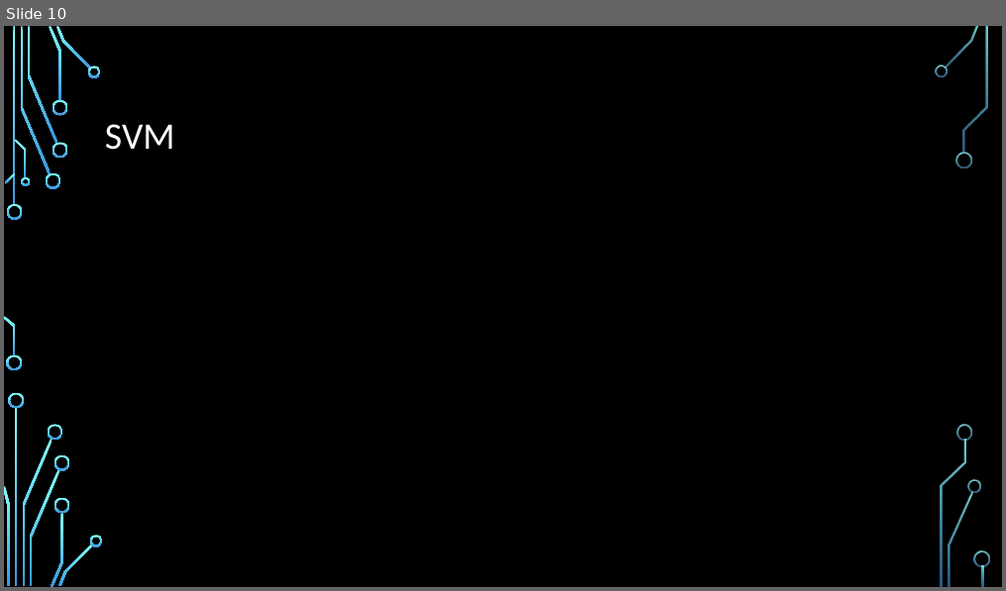
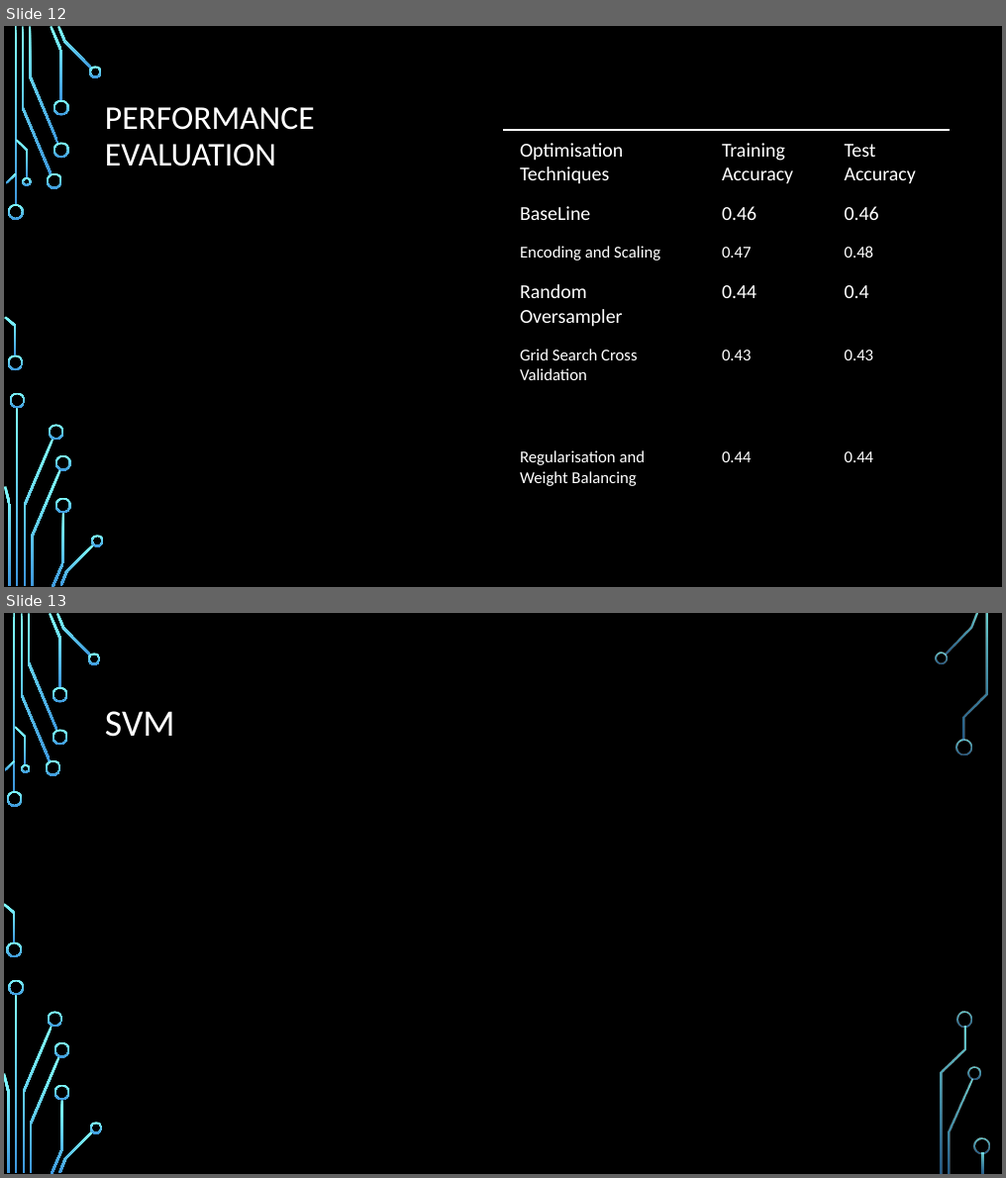
Before and after one commit to DanielHughes1580/Project_4_Group_5, a slide deck: Presentation.pptx. Shown one above the other, each under a label of ours: slide 10 before the commit, slides 12 and 13 after it. The pictures are 1006x591 and 1006x1178 pixels, drawn with LibreOffice and Linux fonts; fonts in the diff are those of the drawing; background and template pictures are left out. Boxes give left, top, right and bottom in pixels: in the first picture for what was removed or moved away, otherwise in the second. Text is boxed around its words. In the diff, an @@ line names an element or a change of style, - is before the commit and + after.

Commit message:
presentation

```diff
--- a/Presentation.pptx
+++ b/Presentation.pptx
@@ slide 12 added at <box>4,26,1002,587</box>, background picture (left out); not listed: 17 template elements that a slide beside it also shows @@
@@ rectangle added at <box>4,26,1002,587</box>, fill #000000 @@
@@ title added at <box>105,107,315,167</box>, 32 pt, text #FFFFFF @@
+PERFORMANCE EVALUATION
@@ table added at <box>503,130,949,494</box>, 7 rows, 3 columns @@
+Optimisation Techniques | Training Accuracy | Test Accuracy
+BaseLine | 0.46 | 0.46
+Encoding and Scaling | 0.47 | 0.48
+Random Oversampler | 0.44 | 0.4
+Grid Search Cross Validation | 0.43 | 0.43
+ |  | 
+Regularisation and Weight Balancing | 0.44 | 0.44
@@ group added at <box>4,26,104,587</box>: 24 freeform shapes, 2 rectangles @@
@@ what was slide 10 is now slide 13 @@
```
Also in this commit, not shown: 3 other slides added, 1 slide removed, 3 other files.
